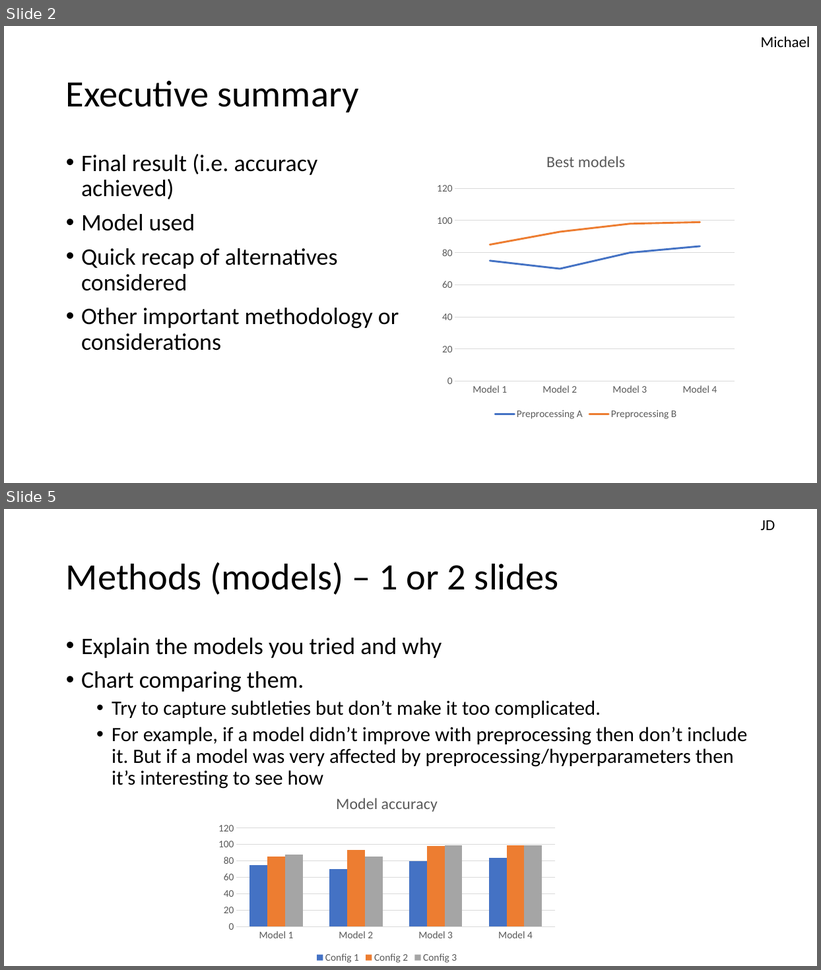
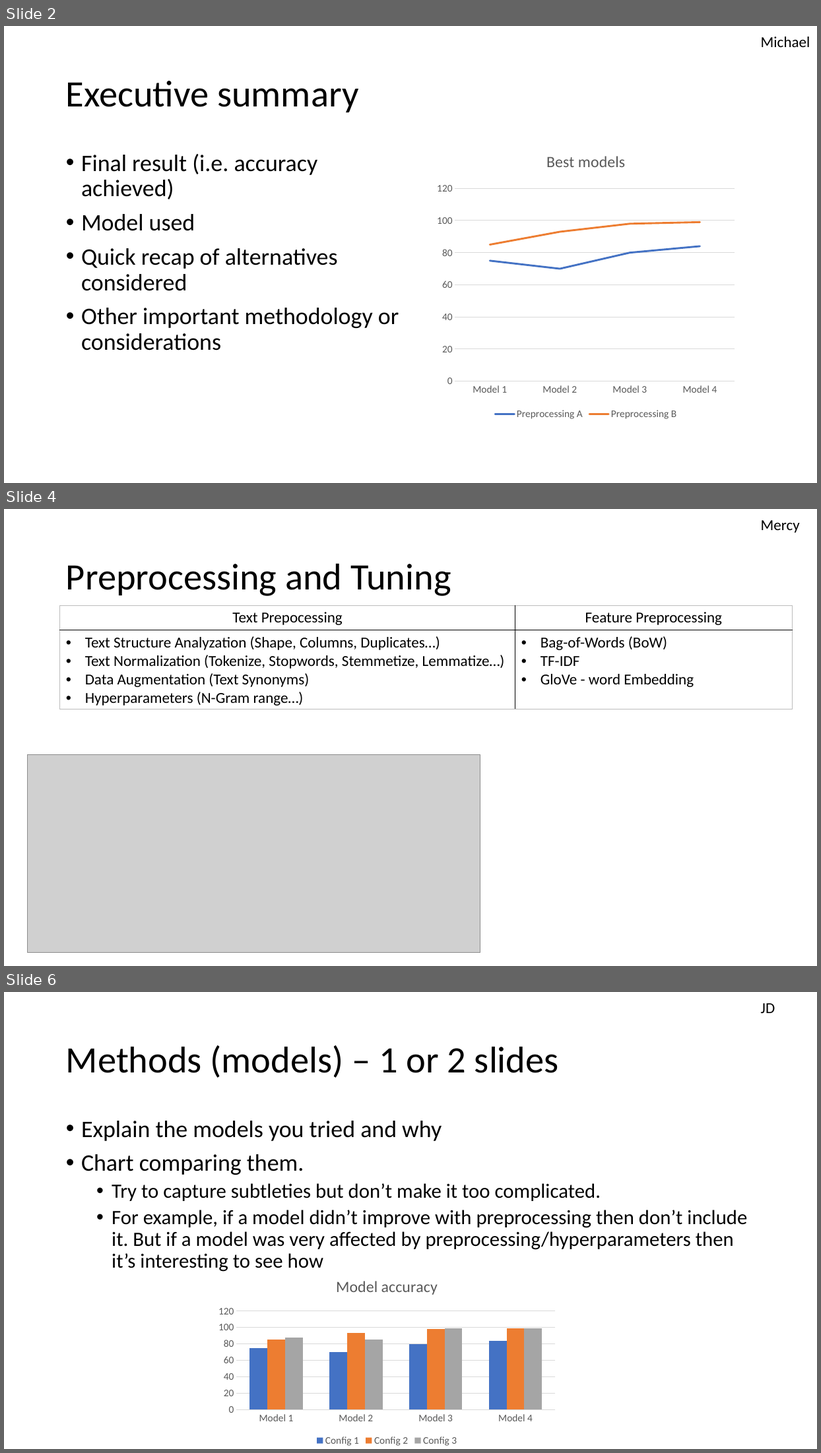
Before and after one commit to JeanDenisD/project-nlp-challenge, a slide deck: g2_presentation.pptx. Shown one above the other, each under a label of ours: slides 2 and 5 before the commit, slides 2, 4 and 6 after it; the slides between them are not shown. The pictures are 821x970 and 821x1453 pixels, drawn with LibreOffice and Linux fonts; fonts in the diff are those of the drawing; grey boxes stand for pictures. Boxes give left, top, right and bottom in pixels: in the first picture for what was removed or moved away, otherwise in the second. Text is boxed around its words. In the diff, an @@ line names an element or a change of style, - is before the commit and + after.

```diff
--- a/g2_presentation.pptx
+++ b/g2_presentation.pptx
@@ slide 4 added at bbox=[4, 509, 817, 966], background #FFFFFF @@
@@ text added at bbox=[761, 520, 800, 533], 18 pt, text #000000 @@
+Mercy
@@ title added at bbox=[66, 563, 451, 596], 44 pt, text #000000 @@
+Preprocessing and Tuning
@@ table added at bbox=[60, 605, 793, 710], 2 rows, 2 columns @@
+Text Prepocessing | Feature Preprocessing
+Text Structure Analyzation (Shape, Columns, Duplicates…) / Text Normalization (Tokenize, Stopwords, Stemmetize, Lemmatize…) / Data Augmentation (Text Synonyms) / Hyperparameters (N-Gram range…) | Bag-of-Words (BoW) / TF-IDF / GloVe - word Embedding
@@ picture added at bbox=[28, 755, 481, 954] @@
@@ what was slide 5 is now slide 6 @@
```
Also in this commit, not shown: 3 other slides added, 3 slides removed.
